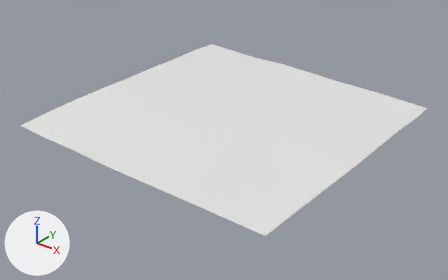
An edit to the OBJ model assets/maps/chunks/terrain_lod2_5_2.obj, drawn before and after from the same camera.
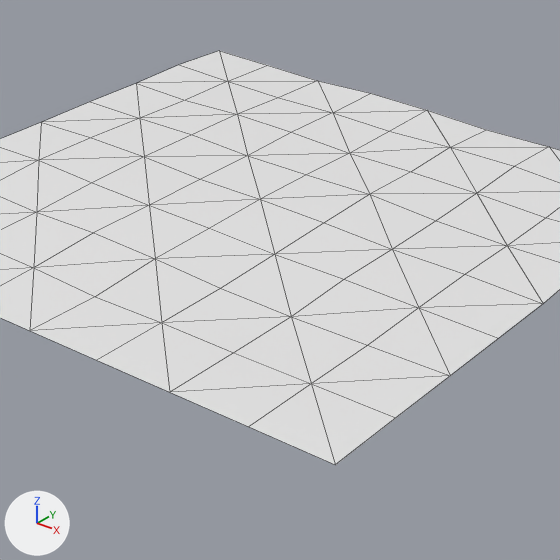
Each version is shown whole from a camera (50 mm lens) standing at (859.0, -518.5, 100.9) and looking at (705.0, -326.0, -18.5), then close up on the part from 25% to 82% of the width and 7% to 100% of the height. Every picture has the same lights, and +X, +Y and +Z are marked at lower left. The first two pictures are the older version. The close-ups show mesh edges as thin lines. Where no turn or scale is listed for an object, it has been applied to the vertices.

Names of what the first close-up shows: 'terrain_lod2_5_2'.
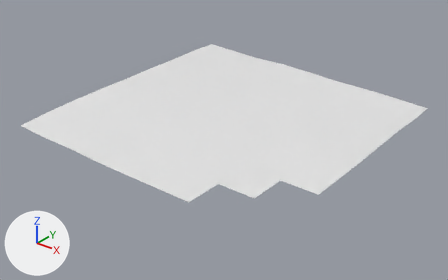
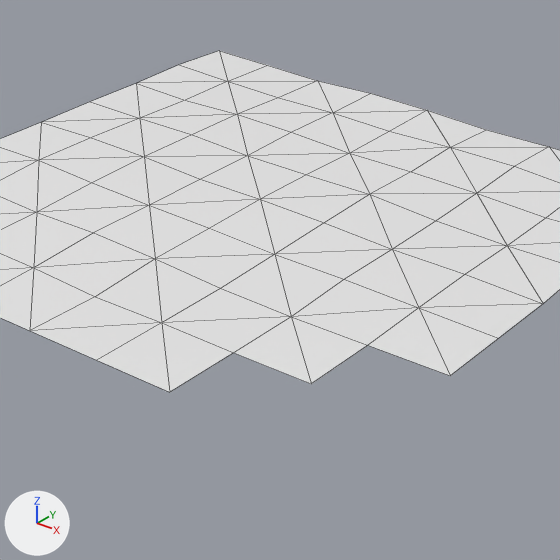
The change, as JSON lines over the scene's bpy script:
```json
{"block": "me_terrain_lod2_5_2", "where": "# used by ob_terrain_lod2_5_2; location = (0.0, 0.0, 0.0)"}
{"block": "me_terrain_lod2_5_2", "where": "# verts and faces of me_terrain_lod2_5_2; kept vertices keep their numbers, new ones are numbered from 81"}
{"block": "me_terrain_lod2_5_2", "where": "# before: 61 (752.0, -352.0, -10.8) at pixel (367, 345), 62 (768.0, -352.0, -10.8) at pixel (450, 375), 69 (736.0, -368.0, -10.8) at pixel (233, 352), 70 (752.0, -368.0, -10.8) at pixel (311, 383), 71 (768.0, -368.0, -10.8) at pixel (395, 417)"}
{"block": "me_terrain_lod2_5_2", "where": "# before: 78 (736.0, -384.0, -10.8) at pixel (169, 392), 79 (752.0, -384.0, -10.8) at pixel (248, 426), 80 (768.0, -384.0, -10.8) at pixel (335, 464)"}
{"op": "remove", "block": "me_terrain_lod2_5_2", "code": "me_terrain_lod2_5_2.from_pydata(...)  # 81 vertices, 128 faces; spans x 640.0..768.0, y -384.0..-256.0, z -10.8..-4.0"}
{"op": "add", "block": "me_terrain_lod2_5_2", "code": "me_terrain_lod2_5_2.from_pydata(...)  # 78 vertices, 122 faces; spans x 640.0..768.0, y -384.0..-256.0, z -10.8..-4.0"}
{"block": "me_terrain_lod2_5_2", "change": "me_terrain_lod2_5_2 part 1"}
{"op": "add", "block": "me_terrain_lod2_5_2", "code": "delete_vertices([71, 79, 80])  # with the faces that use them"}
{"op": "add", "block": "me_terrain_lod2_5_2", "code": "delete_faces([(61, 70, 62), (69, 78, 70)])"}
```

Where the change shows, as pixel boxes (x1, y1, x2, y2) in the close-ups (560 x 560 px):
```json
{"object": "terrain_lod2_5_2", "change": "reshaped", "before": [0, 51, 560, 465], "after": [0, 51, 560, 392]}
{"part": 1, "of": "me_terrain_lod2_5_2", "change": "deleted", "before": [170, 345, 449, 465]}
```
